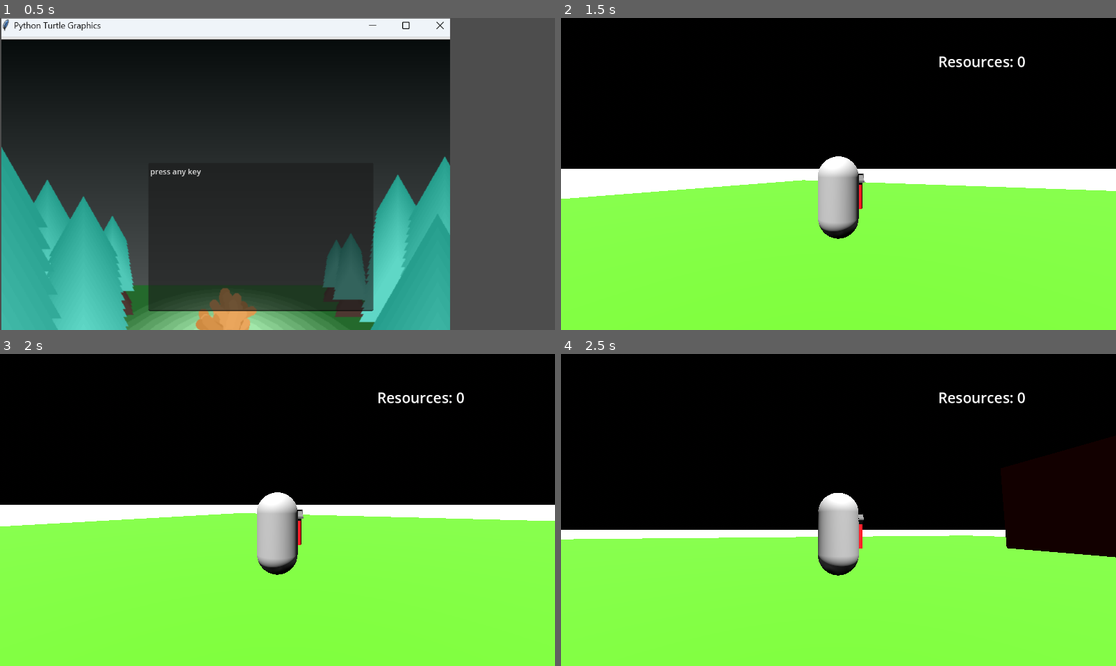
Above: before the commit, frames 1-4 (two rows, left to right).
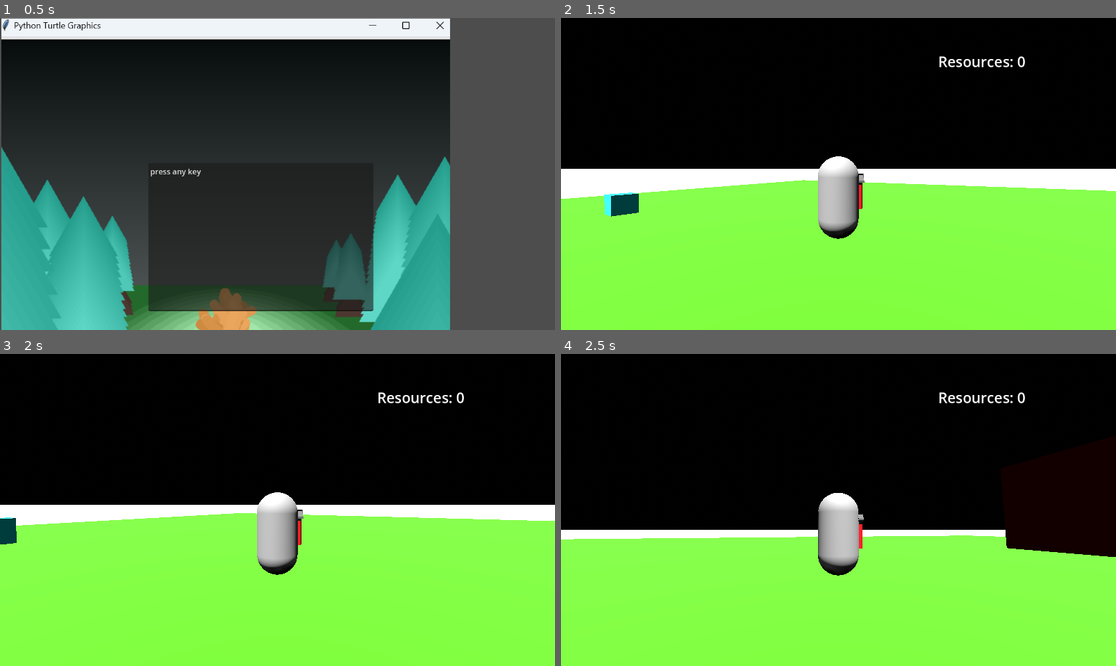
Above: after the commit, the same moments.

Repository: benjsho/MoreHackNC
Game: Godot game, scene res://scenes/MenuNC.tscn
The game is run twice, just before and just after one commit, with the same random seed, the same clock (stepped at 60 frames per second) and the same inputs.
Inputs (mouse positions are in pixels of both pictures, inside the frame that each line leads up to):
- Up to frame 1 (0.5 s): no input
- Up to frame 2 (1.5 s): tap Enter (ui_accept) at 0.5, 0.77 s; move the mouse to (960, 158) at 0.52 s; hold D (right) 0.53-1.28 s; click (960, 158) at 0.6 s; move the mouse to (810, 174) at 1.27 s; hold W (forward) from 1.28 s (still down); click (810, 174) at 1.35 s
- Up to frame 3 (2 s): keep holding W (forward); tap Enter (ui_accept) at 1.52 s
- Up to frame 4 (2.5 s): keep holding W (forward); move the mouse to (849, 503) at 2.02 s; click (849, 503) at 2.1 s

Frame 1 is identical in both runs. In frame 2, 0.4% of the frame differs, in the area x 6-84%, y 52-64%; in frame 3, 0.2%; in frame 4, less than 0.1%.

Commit message:
Please please please fix
thanks

Diff:
--- /dev/null
+++ b/scenes/Menu.tscn
@@ -0,0 +1,15 @@
+[gd_scene load_steps=2 format=3 uid="uid://b161uewbdu7li"]
+
+[ext_resource type="Texture2D" uid="uid://ijwpmqccp8ej" path="res://scenes/Screenshot 2023-10-26 114859.png" id="1_pbatc"]
+
+[node name="Node2D" type="Node2D"]
+position = Vector2(-1, -1)
+
+[node name="CanvasGroup" type="CanvasGroup" parent="."]
+
+[node name="TextureRect" type="TextureRect" parent="."]
+offset_left = 10.0
+offset_top = -2.0
+offset_right = 941.0
+offset_bottom = 920.0
+texture = ExtResource("1_pbatc")
--- a/scenes/spaceworld.tscn
+++ b/scenes/spaceworld.tscn
@@ -1,8 +1,9 @@
-[gd_scene load_steps=7 format=3 uid="uid://cwf0sojhmilsq"]
+[gd_scene load_steps=8 format=3 uid="uid://d0ltesqphdv4n"]
 
-[ext_resource type="Material" path="res://materials/grass.tres" id="1_qxy0m"]
+[ext_resource type="Material" uid="uid://rk76xmrvwd81" path="res://materials/grass.tres" id="1_qxy0m"]
 [ext_resource type="PackedScene" uid="uid://jgutj4csilqx" path="res://scenes/player.tscn" id="2_xtn6o"]
 [ext_resource type="PackedScene" uid="uid://cln1ruxrb0r05" path="res://scenes/csg_box_3d.tscn" id="3_pflhg"]
+[ext_resource type="PackedScene" uid="uid://dbspeowcgnc1x" path="res://scenes/rock.tscn" id="4_gh8ls"]
 
 [sub_resource type="ProceduralSkyMaterial" id="ProceduralSkyMaterial_2f72h"]
 sky_top_color = Color(0, 0, 0, 1)
@@ -27,7 +28,7 @@
 size = Vector3(1, 0.0814209, 1)
 
 [node name="Player" parent="." instance=ExtResource("2_xtn6o")]
-transform = Transform3D(1, 0, 0, 0, 1, 0, 0, 0, 1, 0.0499067, 0.928768, 0.144825)
+transform = Transform3D(1, 0, 0, 0, 1, 0, 0, 0, 1, 0.0444277, 0.933555, 0.146581)
 
 [node name="WorldEnvironment" type="WorldEnvironment" parent="."]
 environment = SubResource("Environment_0s4h5")
@@ -38,3 +39,8 @@
 [node name="DirectionalLight3D" type="DirectionalLight3D" parent="."]
 transform = Transform3D(1, 0, 0, 0, 0.45203, 0.892003, 0, -0.892003, 0.45203, 0, 6.18871, 0)
 light_energy = 4.011
+
+[node name="Rock" parent="." instance=ExtResource("4_gh8ls")]
+transform = Transform3D(1, 0, 0, 0, 1, 0, 0, 0, 1, -14.9919, 0.703185, 2.81953)
+
+[connection signal="area_entered" from="Rock" to="Player" method="_on_rock_area_entered"]
--- a/scripts/player.gd
+++ b/scripts/player.gd
@@ -41,7 +41,7 @@
 		velocity.y = JUMP_VELOCITY
 
 	if Input.is_action_just_pressed("Mine") and canMine:
-		resources = resources + 1;
+		resources += 1;
 		updateResources();
 
 	# Get the input direction and handle the movement/deceleration.
Not shown: 1 places in materials/grassy.tres that only renumber resources
Not shown: 1 places in scenes/MenuNC.tscn that only renumber resources
